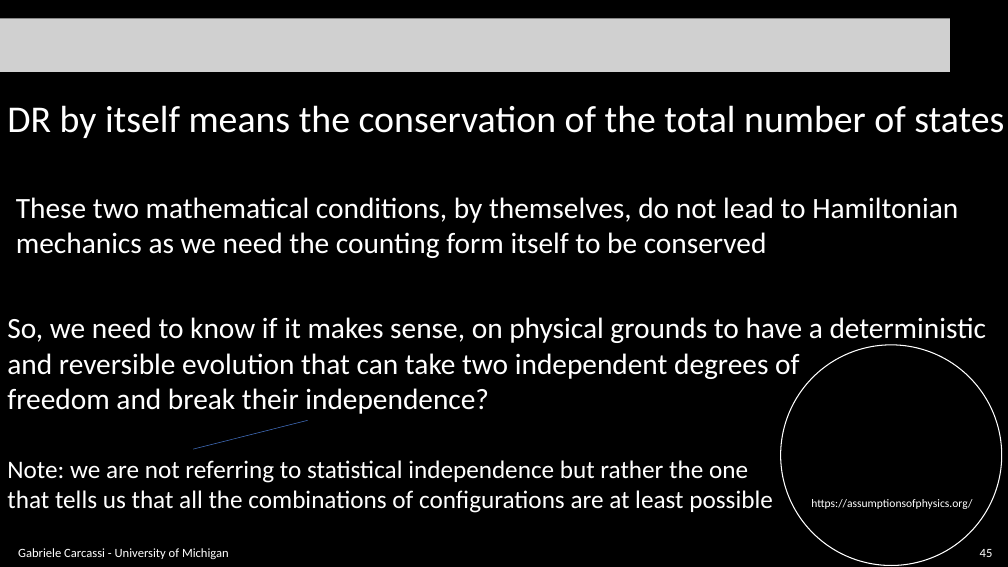
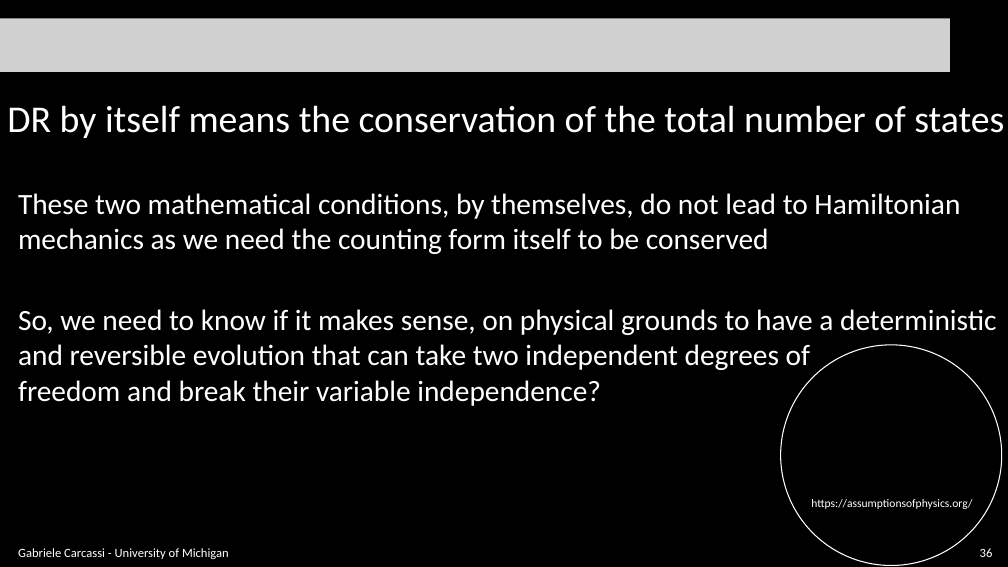
Before and after one commit to assumptionsofphysics/slides, a slide deck: slide 36 of BookCompanions-v2/RP-Class-4.pptx (slide 45 before the commit). Drawn at 1008x567 pixels with LibreOffice and Linux fonts; fonts in the diff are those of the drawing; grey boxes stand for pictures; background and template pictures are left out. Boxes give left, top, right and bottom in pixels: in the first picture for what was removed or moved away, otherwise in the second. Text is boxed around its words. In the diff, an @@ line names an element or a change of style, - is before the commit and + after.

```diff
--- a/BookCompanions-v2/RP-Class-4.pptx
+++ b/BookCompanions-v2/RP-Class-4.pptx
@@ text "These two mathematical conditions, by ...": place and size @@
-text "These two mathematical conditions, by ..." at box(16, 197, 958, 258)
+text "These two mathematical conditions, by ..." at box(18, 193, 960, 254)
@@ text "So, we need to know ...": place and size @@
-text "So, we need to know ..." at box(7, 317, 987, 414)
+text "So, we need to know ..." at box(18, 309, 997, 406)
@@ text at box(18, 380, 601, 406): text changed @@
-freedom and break their independence?
+freedom and break their variable independence?
@@ line removed from (194, 449) to (308, 420) @@
@@ text removed at box(7, 460, 773, 513) @@
-Note: we are not referring to statistical independence but rather the one
-that tells us that all the combinations of configurations are at least possible
@@ page number at box(980, 548, 993, 557): text changed @@
-45
+36
```
Also in this commit, not shown: 24 other slides changed, 2 slides added, 15 slides removed.
